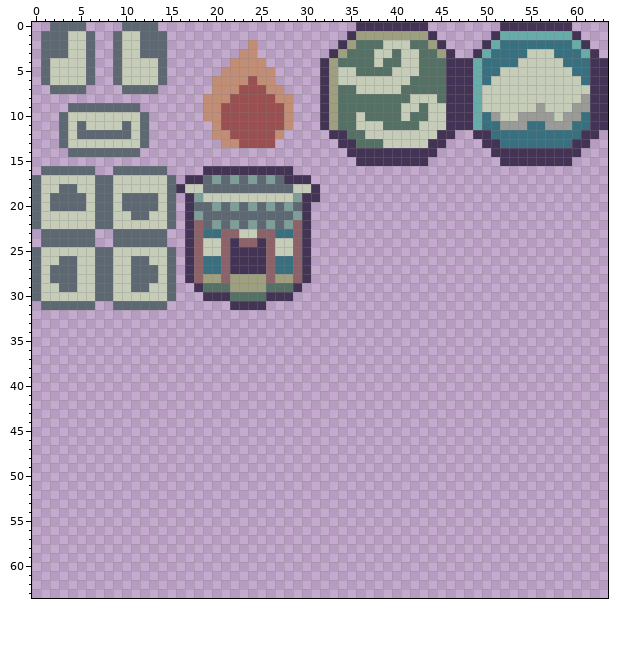
Pixel-art sprite: src/ui/icons.png. The picture above was drawn from the file before the commit.
The file is 64x64 pixels.
Now the later version:
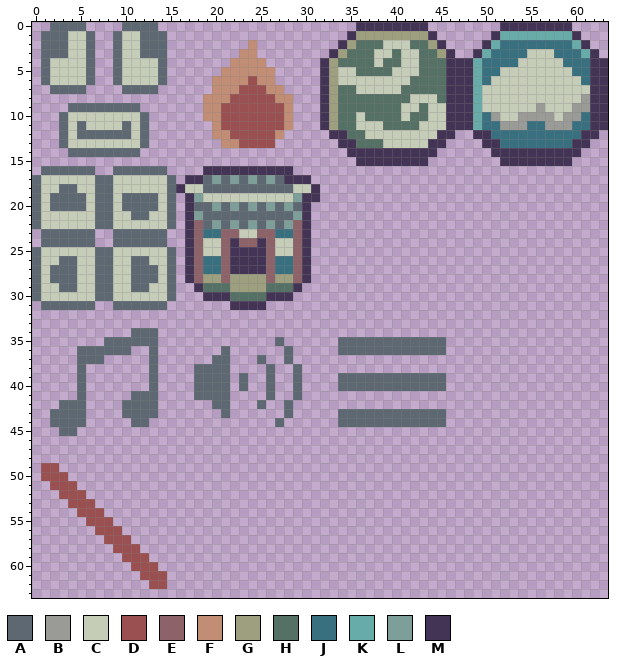
Palette (. is transparent): A #5d6872  B #9a9a97  C #c5ccb8  D #9a4f50  E #8d6268  F #c28d75  G #9d9f7f  H #557064  J #387080  K #68aca9  L #7e9e99  M #433455
Difference:
{"y":34,"x":11,"old":"...","new":"AAA"}
{"y":35,"x":8,"old":"......","new":"AAAAAA"}
{"y":35,"x":27,"old":".","new":"A"}
{"y":35,"x":34,"old":"............","new":"AAAAAAAAAAAA"}
{"y":36,"x":5,"old":"......","new":"AAAAAA"}
{"y":36,"x":13,"old":".","new":"A"}
{"y":36,"x":21,"old":".","new":"A"}
{"y":36,"x":28,"old":".","new":"A"}
{"y":36,"x":34,"old":"............","new":"AAAAAAAAAAAA"}
{"y":37,"x":5,"old":"...","new":"AAA"}
{"y":37,"x":13,"old":".","new":"A"}
{"y":37,"x":20,"old":"..","new":"AA"}
{"y":37,"x":25,"old":".","new":"A"}
{"y":37,"x":28,"old":".","new":"A"}
{"y":38,"x":5,"old":".","new":"A"}
{"y":38,"x":13,"old":".","new":"A"}
{"y":38,"x":18,"old":"....","new":"AAAA"}
{"y":38,"x":26,"old":".","new":"A"}
{"y":38,"x":29,"old":".","new":"A"}
{"y":39,"x":5,"old":".","new":"A"}
{"y":39,"x":13,"old":".","new":"A"}
{"y":39,"x":18,"old":"....","new":"AAAA"}
{"y":39,"x":23,"old":".","new":"A"}
{"y":39,"x":26,"old":".","new":"A"}
{"y":39,"x":29,"old":".","new":"A"}
{"y":39,"x":34,"old":"............","new":"AAAAAAAAAAAA"}
{"y":40,"x":5,"old":".","new":"A"}
{"y":40,"x":13,"old":".","new":"A"}
{"y":40,"x":18,"old":"....","new":"AAAA"}
{"y":40,"x":23,"old":".","new":"A"}
{"y":40,"x":26,"old":".","new":"A"}
{"y":40,"x":29,"old":".","new":"A"}
{"y":40,"x":34,"old":"............","new":"AAAAAAAAAAAA"}
{"y":41,"x":5,"old":".","new":"A"}
{"y":41,"x":11,"old":"...","new":"AAA"}
{"y":41,"x":18,"old":"....","new":"AAAA"}
{"y":41,"x":26,"old":".","new":"A"}
{"y":41,"x":29,"old":".","new":"A"}
{"y":42,"x":3,"old":"...","new":"AAA"}
{"y":42,"x":10,"old":"....","new":"AAAA"}
{"y":42,"x":20,"old":"..","new":"AA"}
{"y":42,"x":25,"old":".","new":"A"}
{"y":42,"x":28,"old":".","new":"A"}
{"y":43,"x":2,"old":"....","new":"AAAA"}
{"y":43,"x":10,"old":"....","new":"AAAA"}
{"y":43,"x":21,"old":".","new":"A"}
{"y":43,"x":28,"old":".","new":"A"}
{"y":43,"x":34,"old":"............","new":"AAAAAAAAAAAA"}
{"y":44,"x":2,"old":"....","new":"AAAA"}
{"y":44,"x":11,"old":"..","new":"AA"}
{"y":44,"x":27,"old":".","new":"A"}
{"y":44,"x":34,"old":"............","new":"AAAAAAAAAAAA"}
{"y":45,"x":3,"old":"..","new":"AA"}
{"y":49,"x":1,"old":"..","new":"DD"}
{"y":50,"x":1,"old":"...","new":"DDD"}
{"y":51,"x":2,"old":"...","new":"DDD"}
{"y":52,"x":3,"old":"...","new":"DDD"}
{"y":53,"x":4,"old":"...","new":"DDD"}
{"y":54,"x":5,"old":"...","new":"DDD"}
{"y":55,"x":6,"old":"...","new":"DDD"}
{"y":56,"x":7,"old":"...","new":"DDD"}
{"y":57,"x":8,"old":"...","new":"DDD"}
{"y":58,"x":9,"old":"...","new":"DDD"}
{"y":59,"x":10,"old":"...","new":"DDD"}
{"y":60,"x":11,"old":"...","new":"DDD"}
{"y":61,"x":12,"old":"...","new":"DDD"}
{"y":62,"x":13,"old":"..","new":"DD"}
